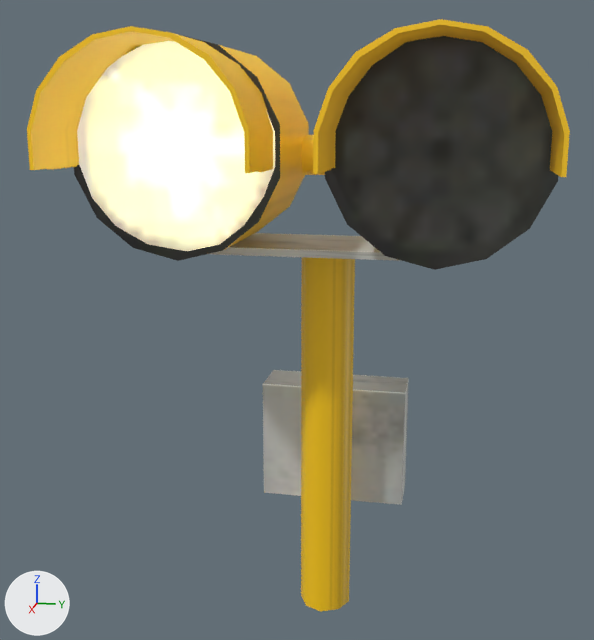
The glTF model PackageSources/Scenery/airport-rkpk-busan/modellib/wigwag/wigwag.gltf: old version first, new version second.
Both versions are drawn from a camera (50 mm lens) standing at (1.85, 0.299, 1.189) and looking at (0.094, -0.052, 0.75). Arrows for +X, +Y and +Z are at lower left; the lights stay in place.

The first picture shows 'body', 'wigwag'.
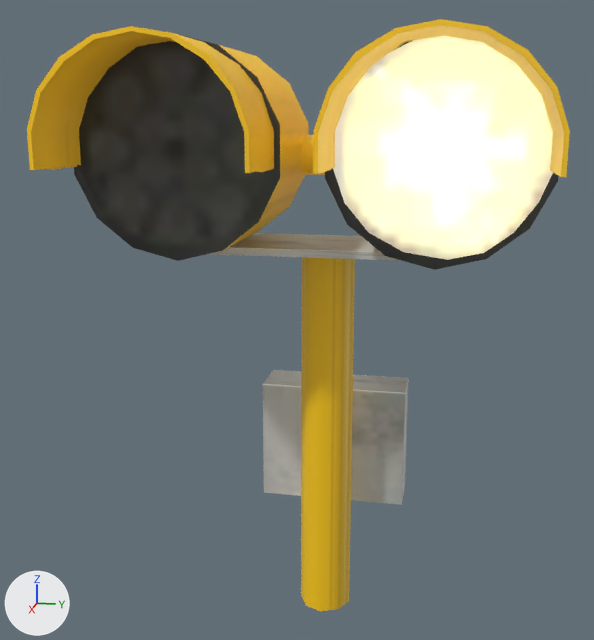
Changed parts and their boxes (x1, y1, x2, y2) in the pictures (594 x 640 px):
```json
{"object": "wigwag", "change": "moved", "before": [77, 41, 275, 251], "after": [333, 36, 553, 260]}
```

The change, as JSON lines over the scene's bpy script:
```json
{"op": "set", "path": "ob_wigwag.location", "old": "(0.0, 0.0, 1.13)", "new": "(0.0, 0.52, 1.13)"}
```
